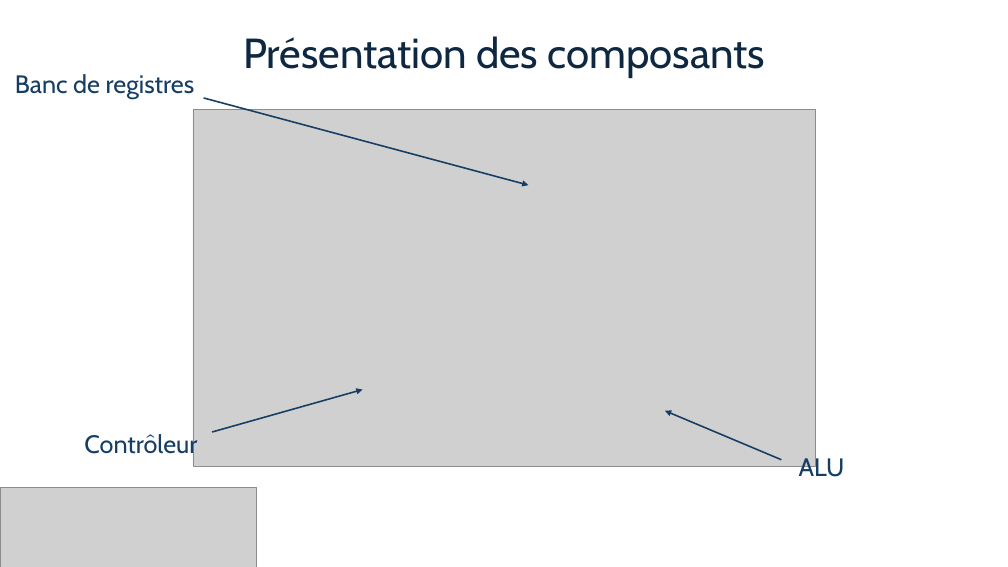
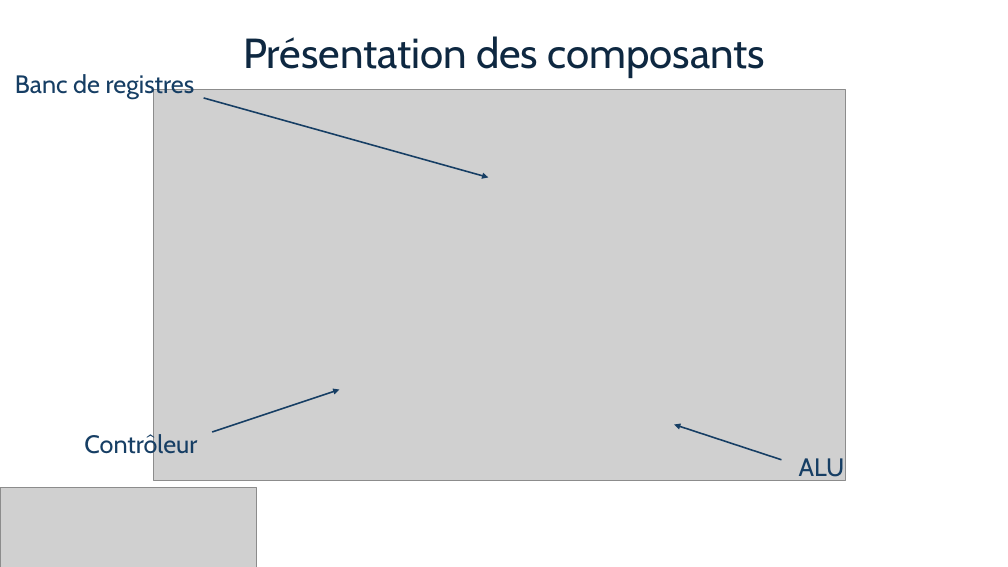
Before and after one commit to Other-Project/SI3-PARM, a slide deck: slide 4 of docs/SI3 – PARM Project - ArchiPoly.pptx. Drawn at 1008x567 pixels with LibreOffice and Linux fonts; fonts in the diff are those of the drawing; grey boxes stand for pictures. Boxes give left, top, right and bottom in pixels: in the first picture for what was removed or moved away, otherwise in the second. Text is boxed around its words. In the diff, an @@ line names an element or a change of style, - is before the commit and + after.

```diff
--- a/docs/SI3 – PARM Project - ArchiPoly.pptx
+++ b/docs/SI3 – PARM Project - ArchiPoly.pptx
@@ picture: place and size @@
-picture at (193,110,815,467)
+picture at (154,90,846,481)
@@ arrow moved from (203, 98) - (529, 185) to (203, 98) - (488, 178) @@
@@ arrow moved from (212, 432) - (363, 389) to (212, 432) - (340, 389) @@
@@ arrow moved from (782, 460) - (665, 411) to (782, 460) - (675, 425) @@
```
Also in this commit, not shown: 8 other slides changed, 1 slide added, 1 other file.
